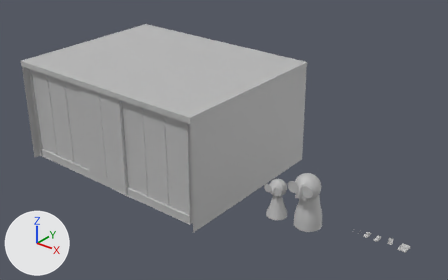
One commit to the FBX model 3D/mdl_stanza_anziano_NO-TXT.fbx: the scene before it, then after it.
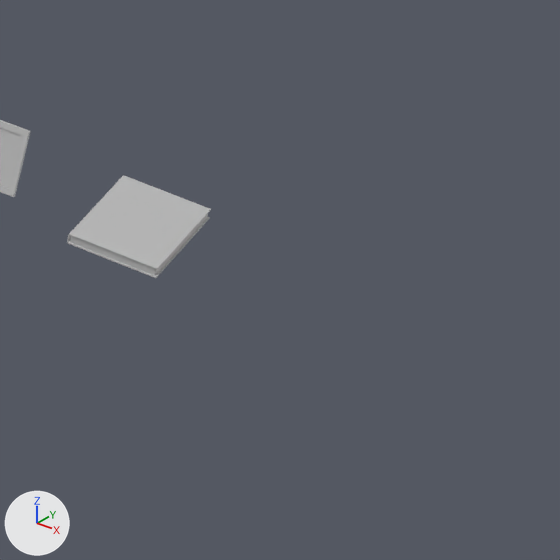
There are two pictures of each version: one whole from a 50 mm lens placed at (80.7, -83.3, 62.4), pointed at (19.4, -6.7, 14.9), one close up on the part from 87% to 99% of the width and 81% to 100% of the height. The axes (+X, +Y, +Z) are drawn at lower left. The lights are the same throughout. Where no turn or scale is listed for an object, it has been applied to the vertices.

The first close-up shows 'CORNICE_FOTO', 'LIBRO1'.
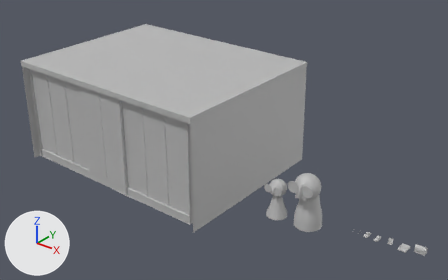
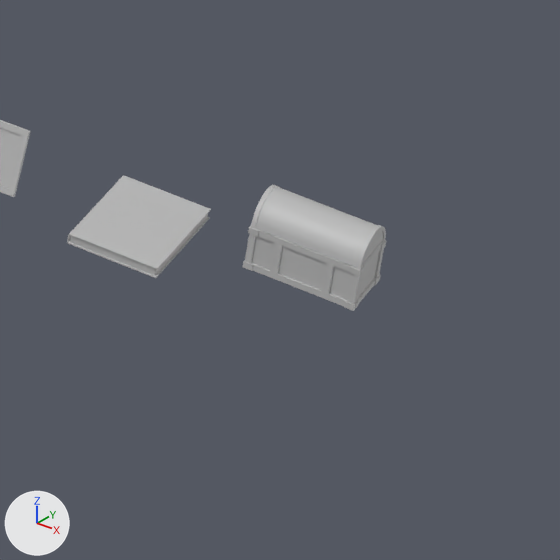
The change in detail:
Material 'SCRIGNO1' (mat_scrigno1) is new.
Its base color is (0.5, 0.5, 0.5) (grey #bcbcbc).
Mesh me_mesh_042_1 is new.
It has 210 vertices, 240 faces and spans x -0.9..0.89, y -0.79..0.21, z -0.71..0.04.
It uses material mat_scrigno1 (grey #bcbcbc).
Mesh me_mesh_041_1 is new.
It has 205 vertices, 236 faces and spans x -0.88..0.88, y -0.96..0.01, z -0.01..0.46.
It uses material mat_scrigno1 (grey #bcbcbc).
Object 'BASE' (ob_base) is new; it shows me_mesh_042_1.
Its location is (53.98, 1.02, 3.16).
Object 'COPERCHIO' (ob_coperchio) is new; it shows me_mesh_041_1.
Its location is (53.98, 1.21, 3.19).

Location of each change, [x1, y1, x2, y2] in pixels of the close-ups (560 x 560 px):
'COPERCHIO', added: after [251, 185, 386, 270]
'BASE', added: after [243, 226, 386, 311]
